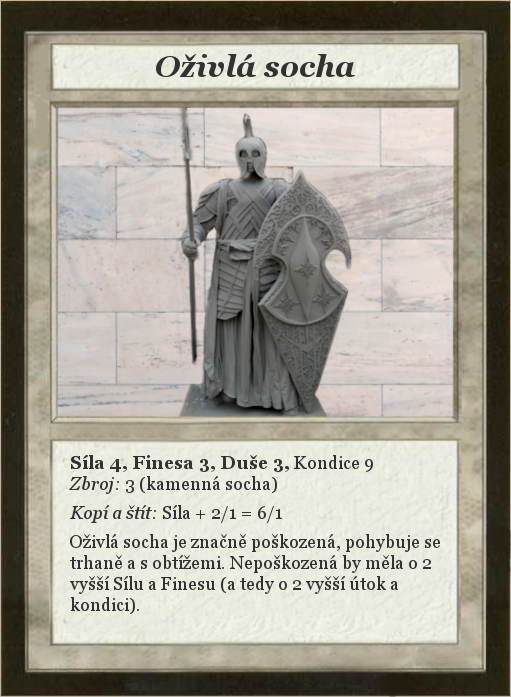
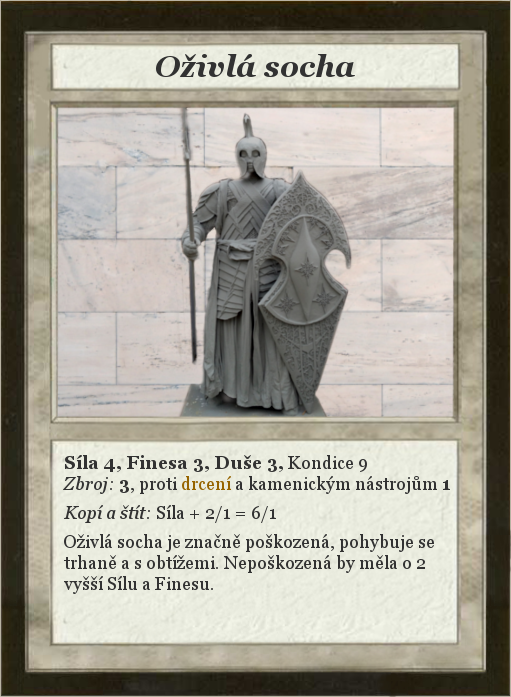
Layer changes from the first 511x697 image to the second:
painted on "Síla 4, Finesa 3, Duše 3, Kond..." over (x1=63, y1=455, x2=450, y2=614)
